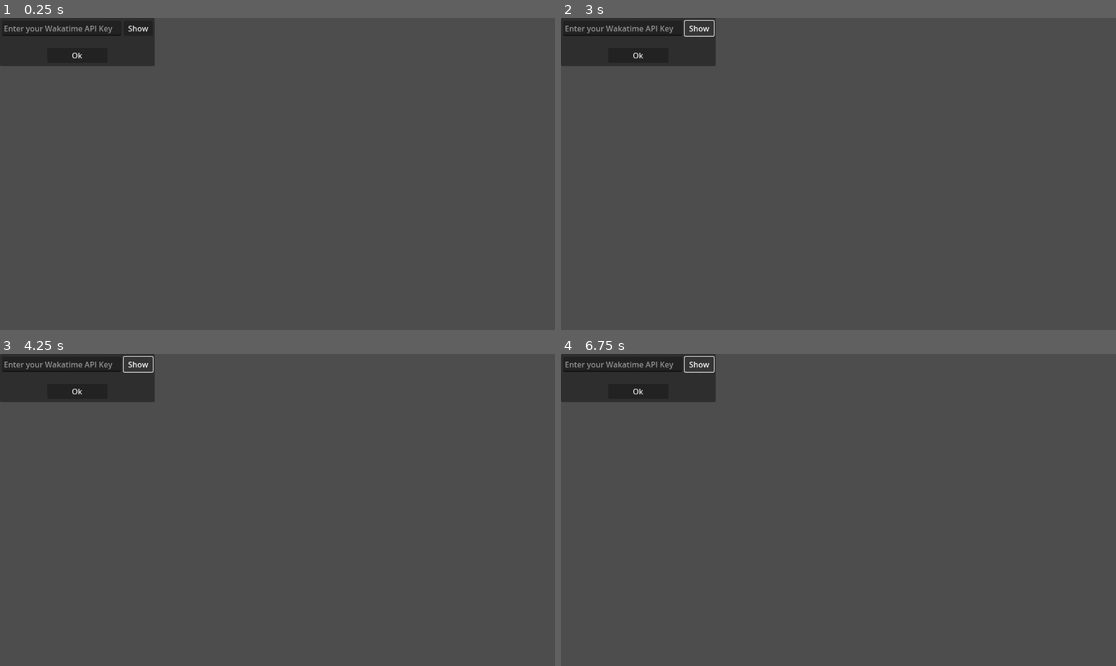
Above: before the commit, frames 1-4 (two rows, left to right).
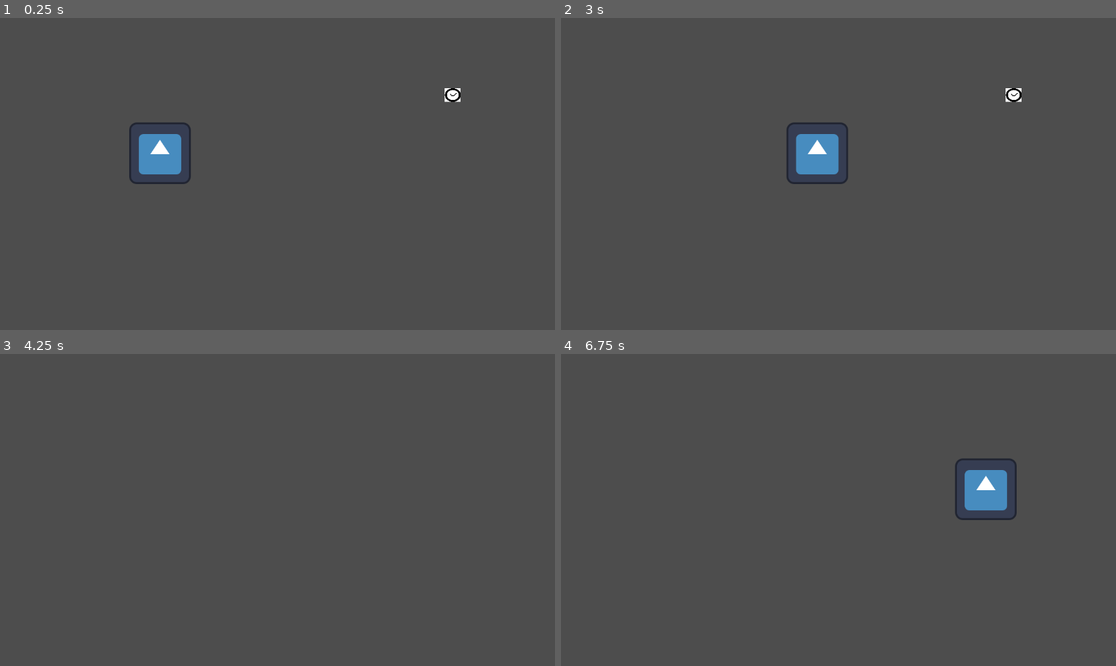
Above: after the commit, the same moments.

Repository: Kokonico/sanitation
Game: Godot game, scene res://Scenes/world.tscn
Two runs of this game, one before a commit and one after it. Both use one fixed random seed, a clock stepped at 60 frames per second and the inputs below. Before the commit the project starts from res://addons/wakatime/api_key_prompt.tscn. The engine's default icon, where the game draws it, is replaced by a stand-in: a white triangle on a blue panel in a dark square.
Inputs (mouse positions are in pixels of both pictures, inside the frame that each line leads up to):
- Up to frame 1 (0.25 s): no input
- Up to frame 2 (3 s): click (638, 55) at 0.5 s, where only the run before the commit has a clickable "Ok"; click (638, 55) at 1.25 s, where only the run before the commit has a clickable "Ok"; click (699, 27) at 2 s, where only the run before the commit has a clickable "Show"; tap Enter at 2.75 s; hold D (move-right) from 2.78 s (still down)
- Up to frame 3 (4.25 s): release D (move-right) at 3.53 s; hold S (move-down) from 3.53 s (still down)
- Up to frame 4 (6.75 s): release S (move-down) at 4.28 s; hold D (move-right) 4.28-5.03 s; tap Space at 5 s; hold W (move-up) 5.03-5.78 s; tap Enter at 5.75 s; hold A (move-left) from 5.78 s (still down)

The runs differ from the first frame. In frame 1, 5.5% of the frame differs, in the area x 0-83%, y 0-54%; in frame 2, 5.3%; in frame 3, 3.9%; in frame 4, 5.2%.

Commit message:
Enemy follow

Diff:
--- /dev/null
+++ b/Scenes/enemy.tscn
@@ -0,0 +1,25 @@
+[gd_scene load_steps=4 format=3 uid="uid://c403patrcxw2m"]
+
+[ext_resource type="Script" path="res://Scripts/enemy.gd" id="1_tlkhv"]
+[ext_resource type="Texture2D" uid="uid://bcaopkircmpw6" path="res://wakatime_logo.jpg" id="2_sx2r2"]
+
+[sub_resource type="CircleShape2D" id="CircleShape2D_6aht1"]
+radius = 250.0
+
+[node name="Enemy" type="Area2D"]
+script = ExtResource("1_tlkhv")
+
+[node name="CollisionPolygon2D" type="CollisionPolygon2D" parent="."]
+
+[node name="Area2D" type="Area2D" parent="."]
+
+[node name="CollisionShape2D" type="CollisionShape2D" parent="Area2D"]
+shape = SubResource("CircleShape2D_6aht1")
+
+[node name="WakatimeLogo" type="Sprite2D" parent="."]
+position = Vector2(0, 1)
+scale = Vector2(0.0644531, 0.0546875)
+texture = ExtResource("2_sx2r2")
+
+[connection signal="body_entered" from="Area2D" to="." method="_on_area_2d_body_entered"]
+[connection signal="body_exited" from="Area2D" to="." method="_on_area_2d_body_exited"]
--- a/player.tscn
+++ b/Scenes/player.tscn
@@ -1,7 +1,7 @@
 [gd_scene load_steps=4 format=3 uid="uid://bnbexd7lsiij2"]
 
 [ext_resource type="Texture2D" uid="uid://du0lenqpft2yx" path="res://icon.svg" id="1_aptos"]
-[ext_resource type="Script" path="res://player.gd" id="1_i6qdt"]
+[ext_resource type="Script" path="res://Scripts/player.gd" id="1_i6qdt"]
 
 [sub_resource type="CircleShape2D" id="CircleShape2D_lp8tm"]
 radius = 72.0
@@ -15,7 +15,8 @@
 [node name="CollisionShape2D" type="CollisionShape2D" parent="."]
 shape = SubResource("CircleShape2D_lp8tm")
 
-[node name="Area2D" type="Area2D" parent="."]
+[node name="AttackArea" type="Area2D" parent="."]
 
-[node name="CollisionPolygon2D" type="CollisionPolygon2D" parent="Area2D"]
+[node name="CollisionPolygon2D" type="CollisionPolygon2D" parent="AttackArea"]
 polygon = PackedVector2Array(100, 61, 137, 26, 152, -32, 103, -86, 103, -61, 127, -34, 124, 0, 112, 27, 99, 43)
+disabled = true
--- a/Scenes/world.tscn
+++ b/Scenes/world.tscn
@@ -1,8 +1,12 @@
-[gd_scene load_steps=2 format=3 uid="uid://bh480lcl1rw7b"]
+[gd_scene load_steps=3 format=3 uid="uid://bh480lcl1rw7b"]
 
-[ext_resource type="PackedScene" uid="uid://bnbexd7lsiij2" path="res://player.tscn" id="1_47wvv"]
+[ext_resource type="PackedScene" uid="uid://bnbexd7lsiij2" path="res://Scenes/player.tscn" id="1_47wvv"]
+[ext_resource type="PackedScene" uid="uid://c403patrcxw2m" path="res://Scenes/enemy.tscn" id="2_85b5f"]
 
 [node name="World" type="Node2D"]
 
 [node name="Player" parent="." instance=ExtResource("1_47wvv")]
 position = Vector2(332, 281)
+
+[node name="Enemy" parent="." instance=ExtResource("2_85b5f")]
+position = Vector2(940, 159)
--- /dev/null
+++ b/Scripts/enemy.gd
@@ -0,0 +1,28 @@
+extends Area2D
+
+var following
+var target
+@export var health = 100
+@export var SPEED = 10
+# Called when the node enters the scene tree for the first time.
+func _ready() -> void:
+	pass # Replace with function body.
+
+
+# Called every frame. 'delta' is the elapsed time since the previous frame.
+func _process(delta: float) -> void:
+	if following:
+		follow(target)
+
+
+func _on_area_2d_body_entered(body: Node2D) -> void:
+	target = body
+	following = true
+
+func follow(target) -> void:
+	var direction = Vector2(target.position-position).normalized()
+	position += direction * SPEED
+
+
+func _on_area_2d_body_exited(body: Node2D) -> void:
+	following = false
--- a/player.gd
+++ b/Scripts/player.gd
@@ -1,4 +1,6 @@
 extends CharacterBody2D
+
+@onready var attackArea: CollisionPolygon2D = $Area2D/CollisionPolygon2D
 
 
 const TILES_PER_MOVEMENT = 1000
@@ -12,3 +14,6 @@
 		position.x -= TILES_PER_MOVEMENT * delta
 	if Input.is_action_pressed("move-right"):
 		position.x += TILES_PER_MOVEMENT * delta
+
+func attack() -> void:
+	attackArea.disabled = false
--- a/project.godot
+++ b/project.godot
@@ -11,7 +11,7 @@
 [application]
 
 config/name="sanitation"
-run/main_scene="res://addons/wakatime/api_key_prompt.tscn"
+run/main_scene="res://Scenes/world.tscn"
 config/features=PackedStringArray("4.3", "Forward Plus")
 config/icon="res://icon.svg"
 
